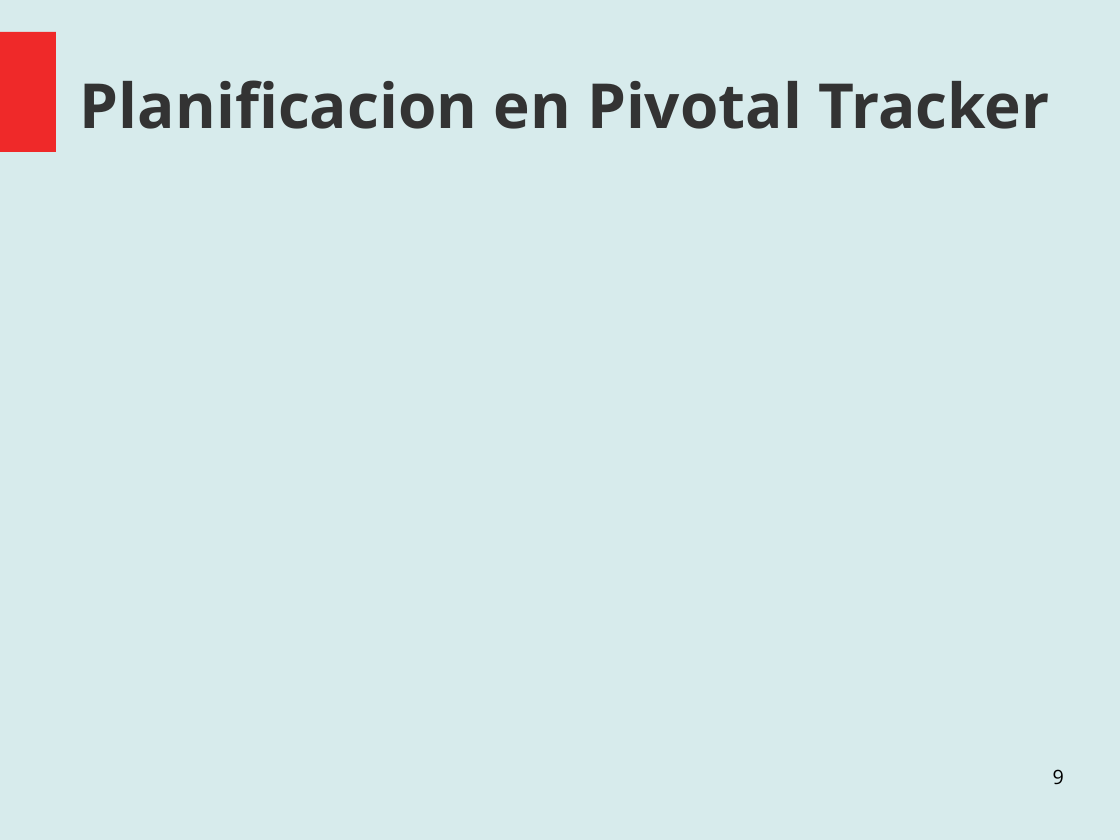
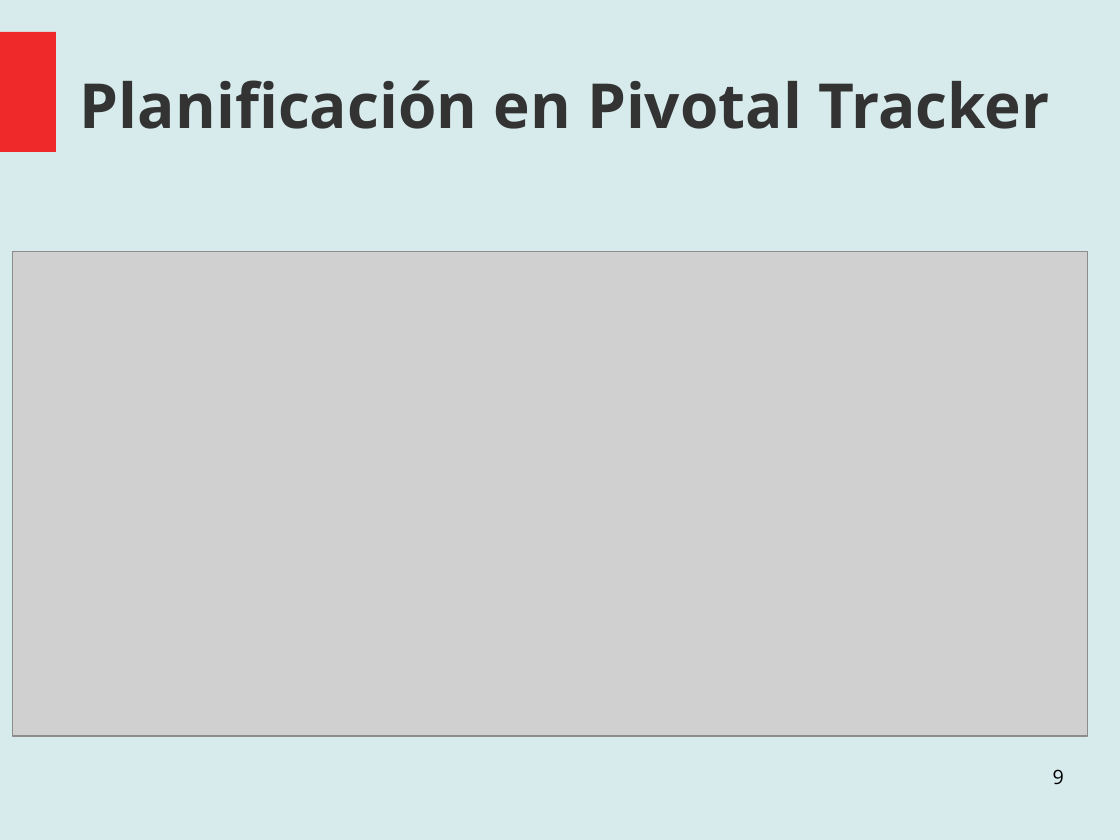
Before and after one commit to santiago-m/ProyectoAnalisisYDise-o, a slide deck: slide 9 of Documentation/Muestra de Avances.odp. Drawn at 1120x840 pixels with LibreOffice and Linux fonts; fonts in the diff are those of the drawing; grey boxes stand for pictures. Boxes give left, top, right and bottom in pixels: in the first picture for what was removed or moved away, otherwise in the second. Text is boxed around its words. In the diff, an @@ line names an element or a change of style, - is before the commit and + after.

```diff
--- a/Documentation/Muestra de Avances.odp
+++ b/Documentation/Muestra de Avances.odp
@@ title at bbox=[80, 80, 1049, 129]: text changed @@
-Planificacion en Pivotal Tracker
+Planificación en Pivotal Tracker
@@ picture added at bbox=[13, 251, 1088, 736] @@
```
Also in this commit, not shown: 2 other slides changed, 7 slides added, 2 slides removed.
